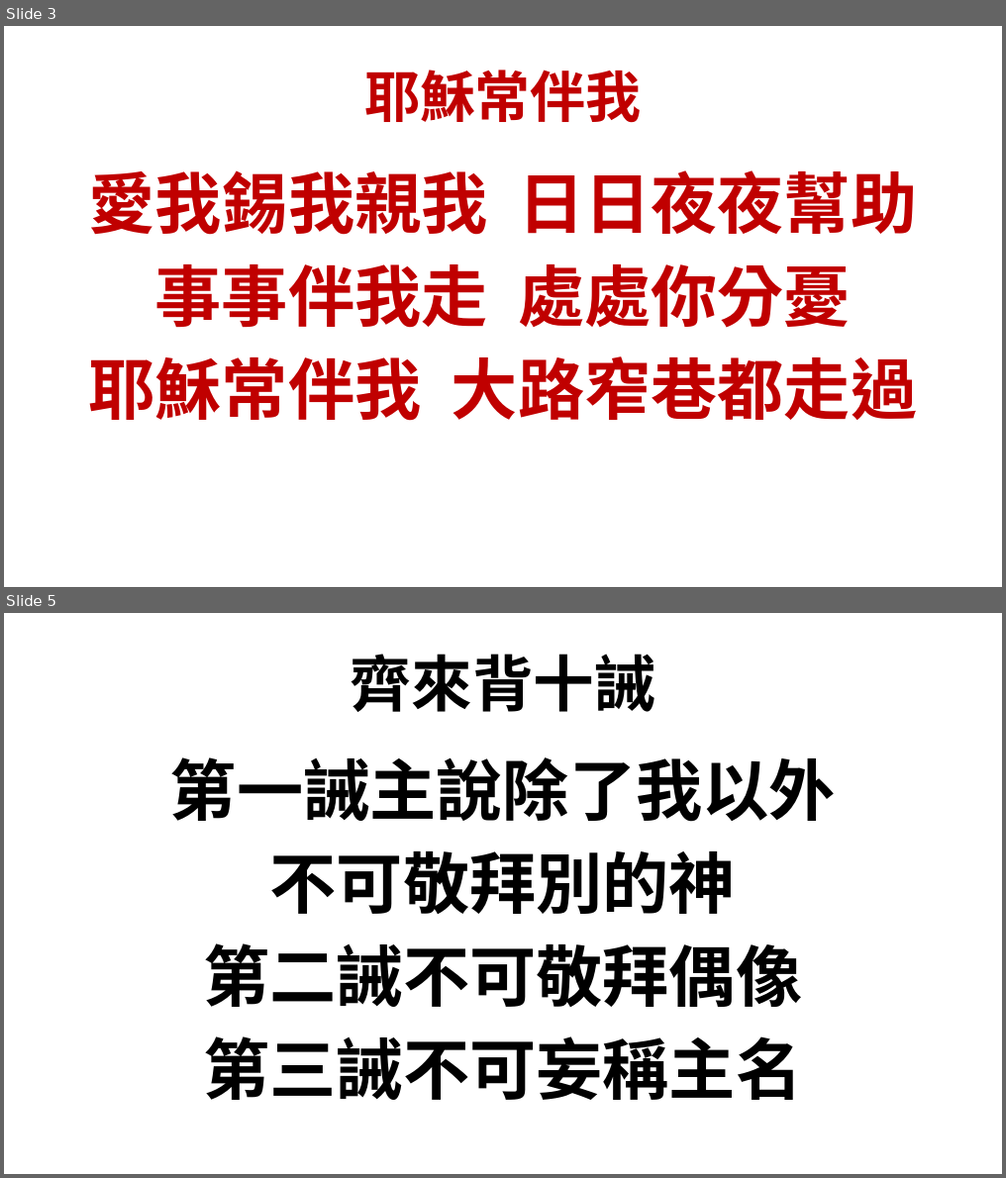
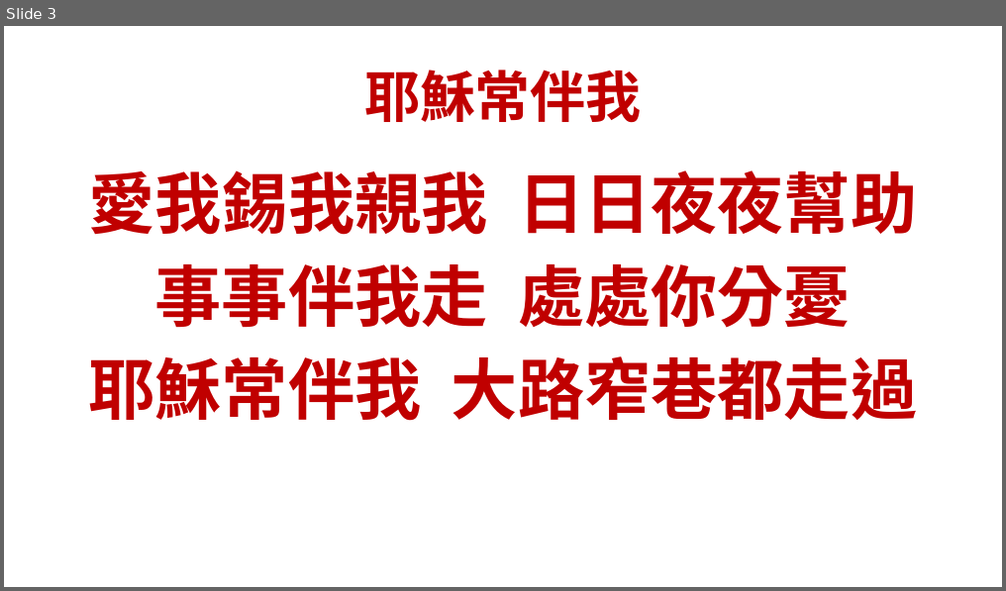
Before and after one commit to batisuoc/bible-school, a slide deck: 2019/7月.pptx. Shown one above the other, each under a label of ours: slides 3 and 5 before the commit, slide 3 after it; the slides between them are not shown. The pictures are 1006x1178 and 1006x591 pixels, drawn with LibreOffice and Linux fonts; fonts in the diff are those of the drawing; background and template pictures are left out. Boxes give left, top, right and bottom in pixels: in the first picture for what was removed or moved away, otherwise in the second. Text is boxed around its words. In the diff, an @@ line names an element or a change of style, - is before the commit and + after.

```diff
--- a/2019/7月.pptx
+++ b/2019/7月.pptx
@@ slide 5 removed at [4,613,1002,1174], background picture (left out) @@
@@ title removed at [350,654,655,712] @@
-齊來背十誡
@@ text removed at [170,758,836,1100] @@
-第一誡主說除了我以外
-不可敬拜別的神
-第二誡不可敬拜偶像
-第三誡不可妄稱主名
```
Also in this commit, not shown: 5 other slides removed, 1 other file.
